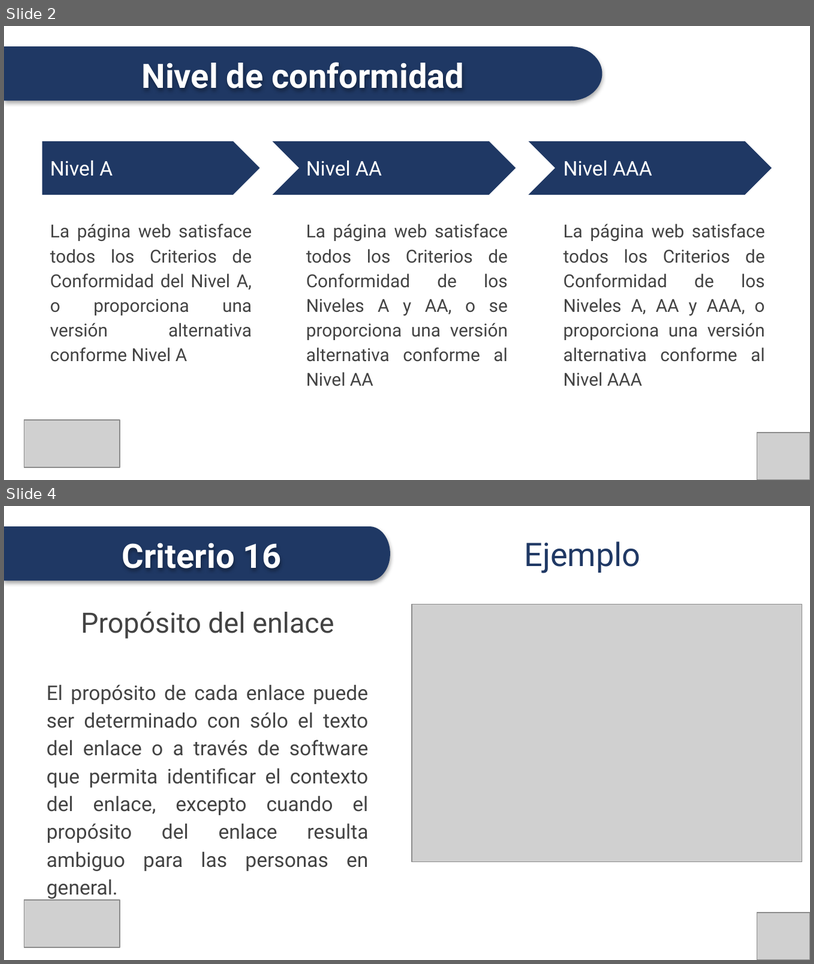
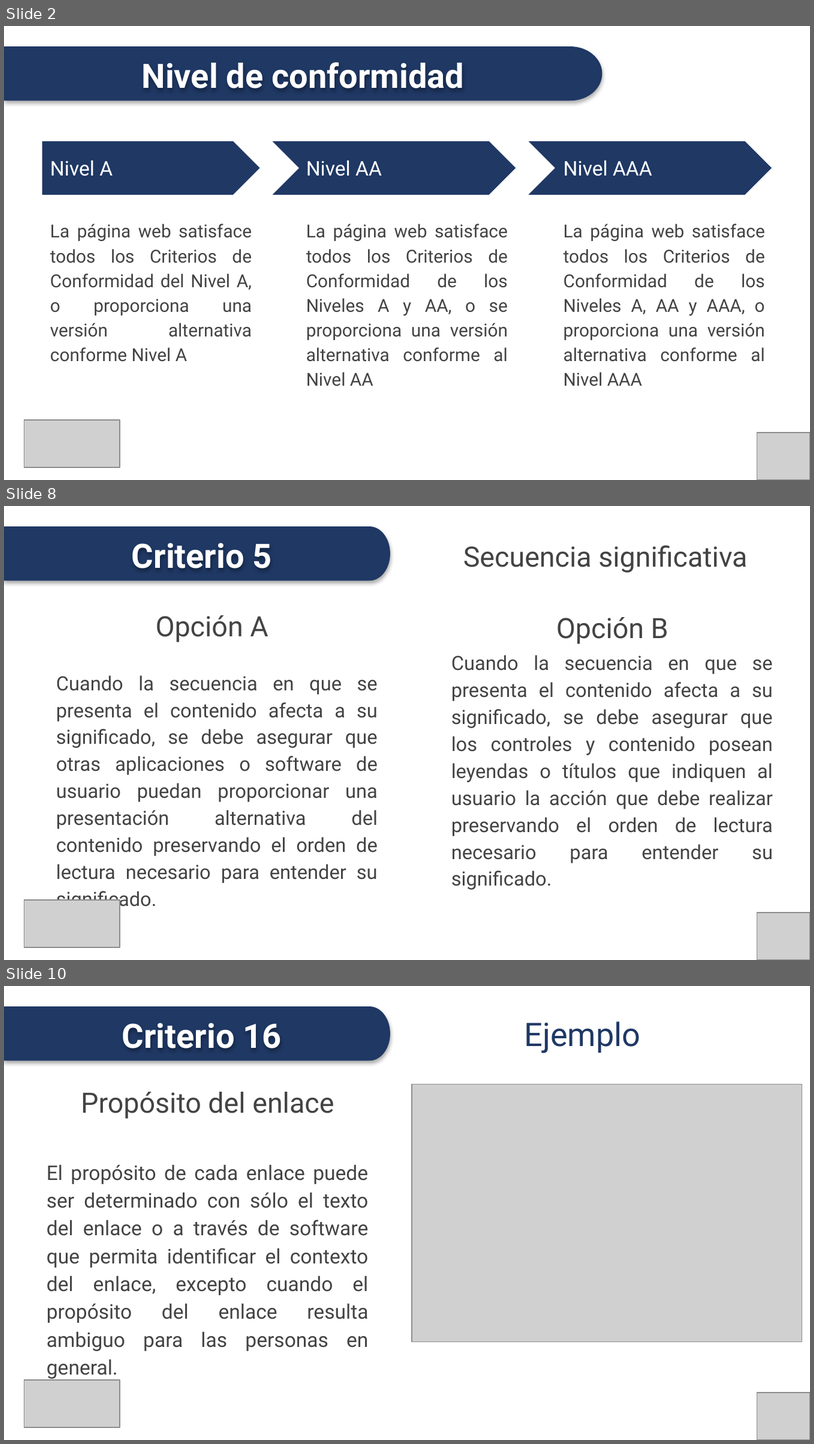
Before and after one commit to conaipd/accesibilidad, a slide deck: NTS - Accesibilidad Web - P2 - SEPTIEMBRE 2024.pptx. Shown one above the other, each under a label of ours: slides 2 and 4 before the commit, slides 2, 8 and 10 after it; the slides between them are not shown. The pictures are 814x964 and 814x1444 pixels, drawn with LibreOffice and Linux fonts; fonts in the diff are those of the drawing; grey boxes stand for pictures. Boxes give left, top, right and bottom in pixels: in the first picture for what was removed or moved away, otherwise in the second. Text is boxed around its words. In the diff, an @@ line names an element or a change of style, - is before the commit and + after.

```diff
--- a/NTS - Accesibilidad Web - P2 - SEPTIEMBRE 2024.pptx
+++ b/NTS - Accesibilidad Web - P2 - SEPTIEMBRE 2024.pptx
@@ slide 8 added at (4,506,810,960), background #FFFFFF @@
@@ freeform shape added at (4,526,390,580), fill #1F3864 @@
@@ text added at (132,543,272,568), 30 pt, text #FFFFFF, bold @@
+Criterio 5
@@ title added at (464,545,747,573), 25 pt, text #434343 @@
+Secuencia significativa
@@ text added at (156,615,268,642), 25 pt, text #434343 @@
+Opción A
@@ text added at (557,617,669,644), 25 pt, text #434343 @@
+Opción B
@@ text added at (452,655,773,889), 17.5 pt, text #434343 @@
+Cuando la secuencia en que se presenta el contenido afecta a su significado, se debe asegurar que los controles y contenido posean leyendas o títulos que indiquen al usuario la acción que debe realizar preservando el orden de lectura necesario para entender su significado.
@@ text added at (56,675,378,911), 17.5 pt, text #434343 @@
+Cuando la secuencia en que se presenta el contenido afecta a su significado, se debe asegurar que otras aplicaciones o software de usuario puedan proporcionar una presentación alternativa del contenido preservando el orden de lectura necesario para entender su significado.
@@ picture added at (24,900,120,947) @@
@@ picture added at (757,912,810,960) @@
@@ what was slide 4 is now slide 10 @@
```
Also in this commit, not shown: 1 slide changed, 5 other slides added.
